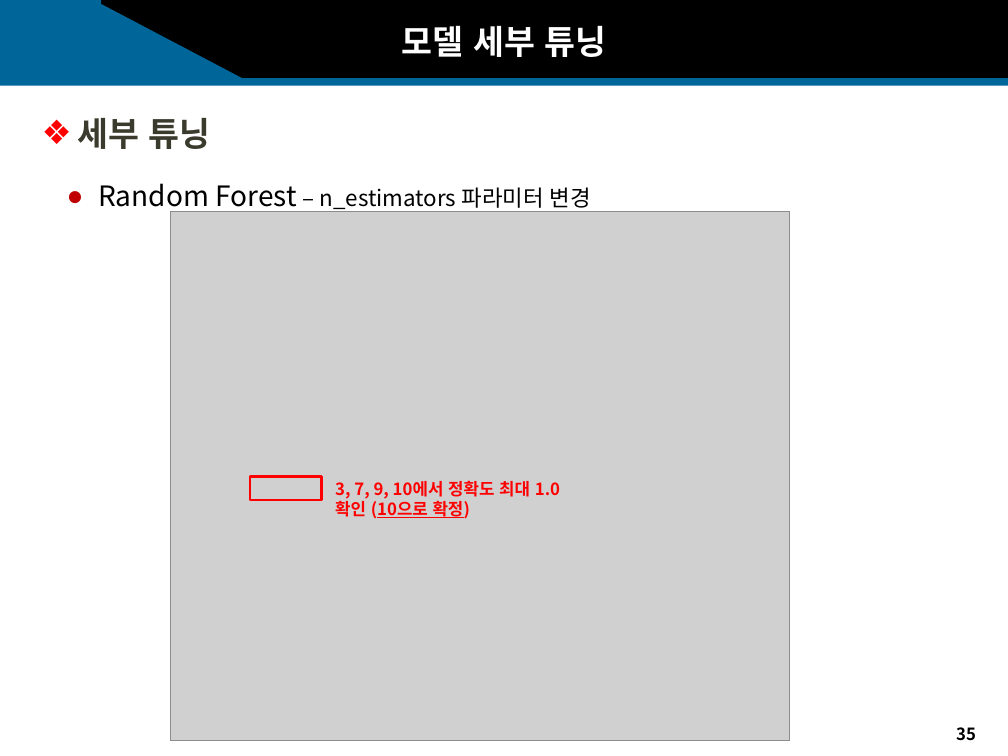
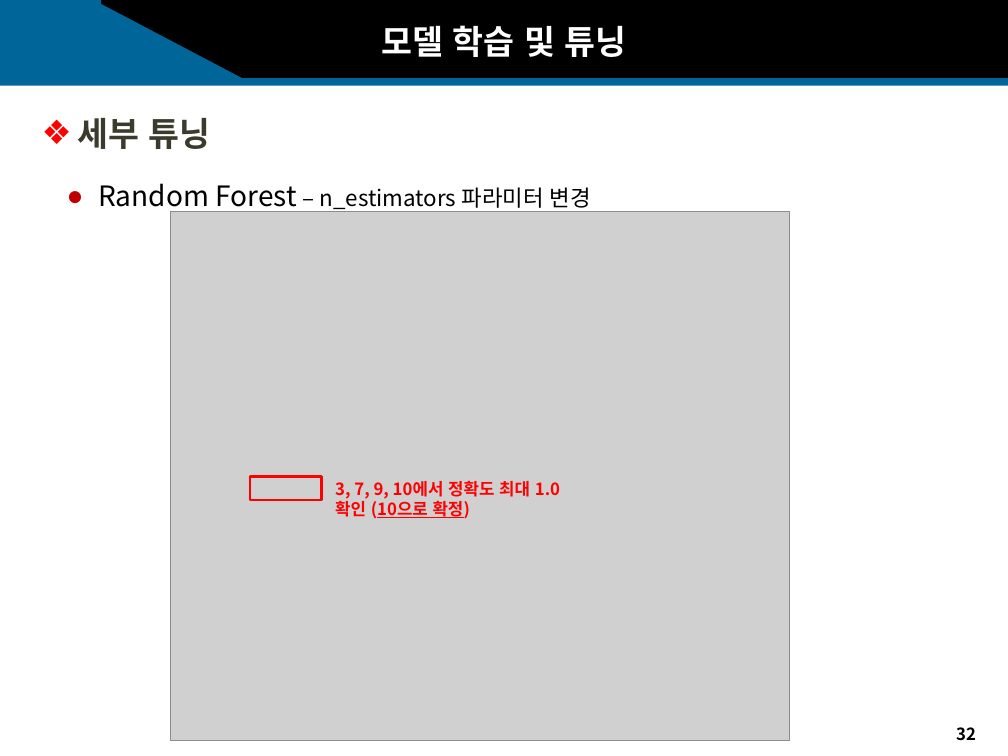
Before and after one commit to sakura09040904/Portfolio, a slide deck: slide 32 of 2. 1학년2학기/1. 어프렌티스 프로젝트/11주차_기말프로젝트/11주차_과제_발표자료.pptx (slide 35 before the commit). Drawn at 1008x756 pixels with LibreOffice and Linux fonts; fonts in the diff are those of the drawing; grey boxes stand for pictures; background and template pictures are left out. Boxes give left, top, right and bottom in pixels: in the first picture for what was removed or moved away, otherwise in the second. Text is boxed around its words. In the diff, an @@ line names an element or a change of style, - is before the commit and + after.

```diff
--- a/2. 1학년2학기/1. 어프렌티스 프로젝트/11주차_기말프로젝트/11주차_과제_발표자료.pptx
+++ b/2. 1학년2학기/1. 어프렌티스 프로젝트/11주차_기말프로젝트/11주차_과제_발표자료.pptx
@@ text at box(382, 25, 627, 57): text changed @@
-모델 세부 튜닝
+모델 학습 및 튜닝
@@ page number at box(956, 727, 976, 741): text changed @@
-35
+32
```
Also in this commit, not shown: 20 other slides changed, 1 slide added, 4 slides removed, 2 other files.
